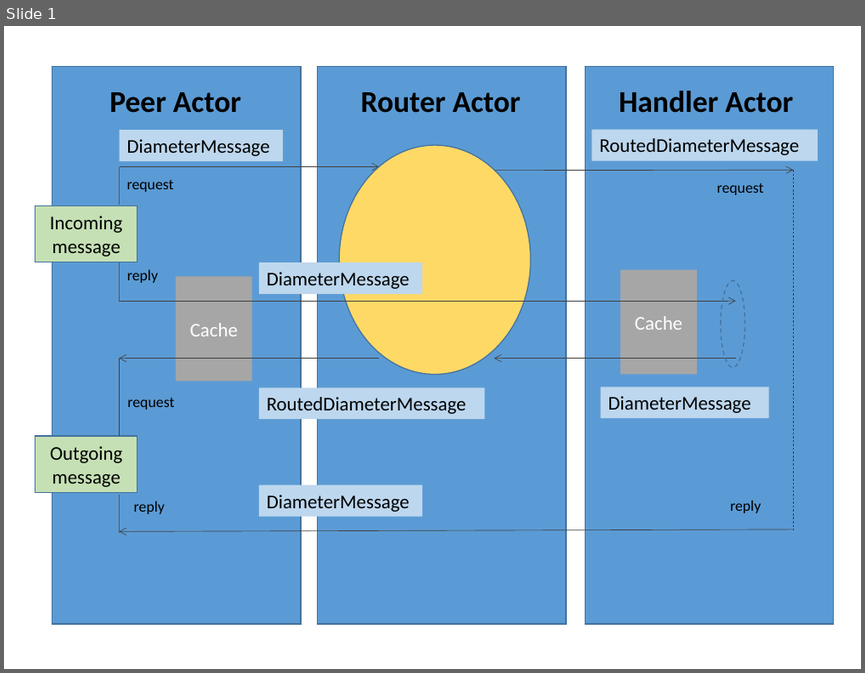
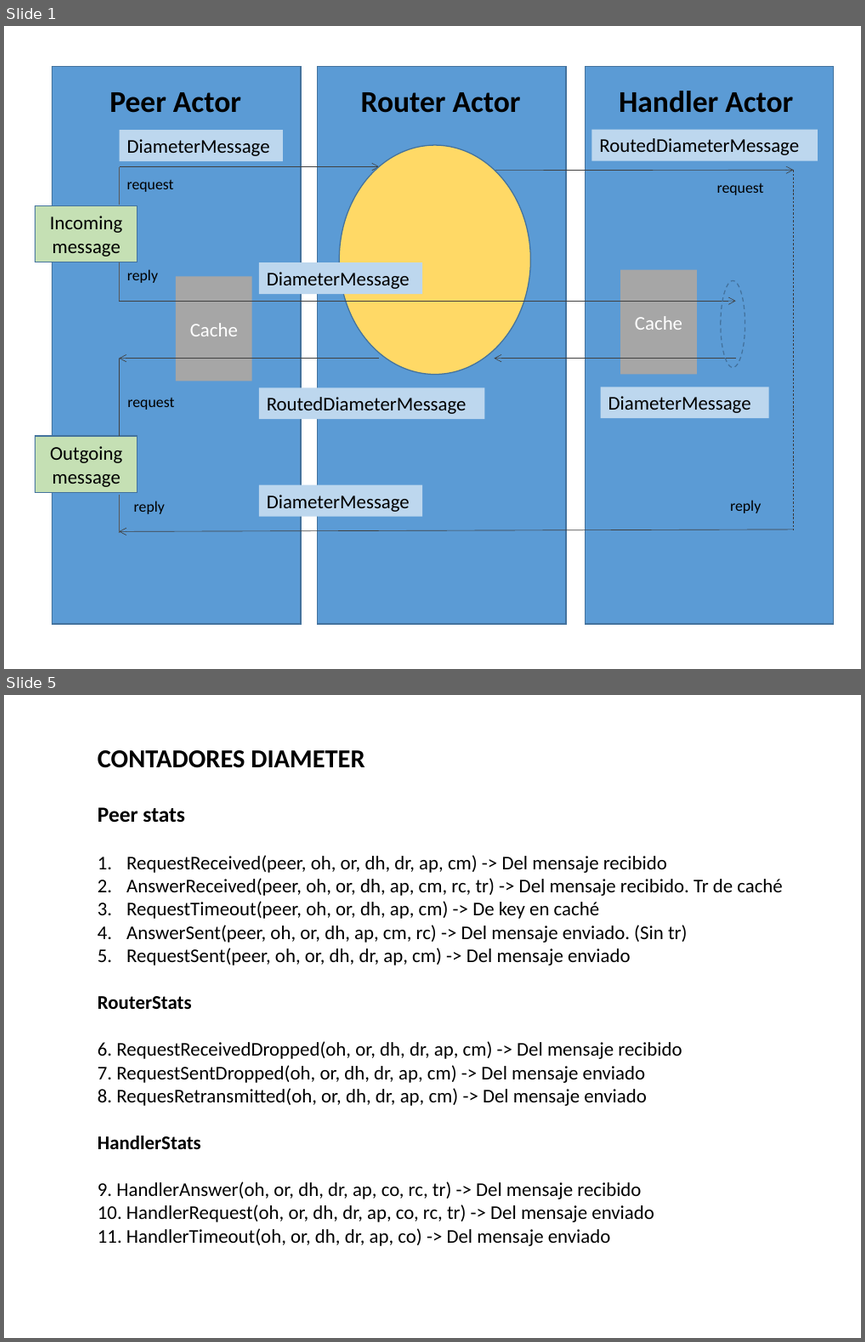
Before and after one commit to francistor/yaas, a slide deck: DiameterServerDesign.pptx. Shown one above the other, each under a label of ours: slide 1 before the commit, slides 1 and 5 after it; the slides between them are not shown. The pictures are 865x673 and 865x1342 pixels, drawn with LibreOffice and Linux fonts; fonts in the diff are those of the drawing. Boxes give left, top, right and bottom in pixels: in the first picture for what was removed or moved away, otherwise in the second. Text is boxed around its words. In the diff, an @@ line names an element or a change of style, - is before the commit and + after.

Commit message:
Started implementation of stats

```diff
--- a/DiameterServerDesign.pptx
+++ b/DiameterServerDesign.pptx
@@ slide 5 added at [4, 695, 861, 1338], background #FFFFFF @@
@@ text added at [98, 750, 364, 768], 24 pt, text #000000, bold @@
+CONTADORES DIAMETER
@@ text added at [98, 807, 782, 1246], 18 pt, text #000000 @@
+Peer stats
+1. RequestReceived(peer, oh, or, dh, dr, ap, cm) -> Del mensaje recibido
+2. AnswerReceived(peer, oh, or, dh, ap, cm, rc, tr) -> Del mensaje recibido. Tr de caché
+3. RequestTimeout(peer, oh, or, dh, ap, cm) -> De key en caché
+4. AnswerSent(peer, oh, or, dh, ap, cm, rc) -> Del mensaje enviado. (Sin tr)
+5. RequestSent(peer, oh, or, dh, dr, ap, cm) -> Del mensaje enviado
+RouterStats
+6. RequestReceivedDropped(oh, or, dh, dr, ap, cm) -> Del mensaje recibido
+7. RequestSentDropped(oh, or, dh, dr, ap, cm) -> Del mensaje enviado
+8. RequesRetransmitted(oh, or, dh, dr, ap, cm) -> Del mensaje enviado
+HandlerStats
+9. HandlerAnswer(oh, or, dh, dr, ap, co, rc, tr) -> Del mensaje recibido
+10. HandlerRequest(oh, or, dh, dr, ap, co, rc, tr) -> Del mensaje enviado
+11. HandlerTimeout(oh, or, dh, dr, ap, co) -> Del mensaje enviado
```
Also in this commit, not shown: 1 slide changed, 3 other slides added, 16 other files.
